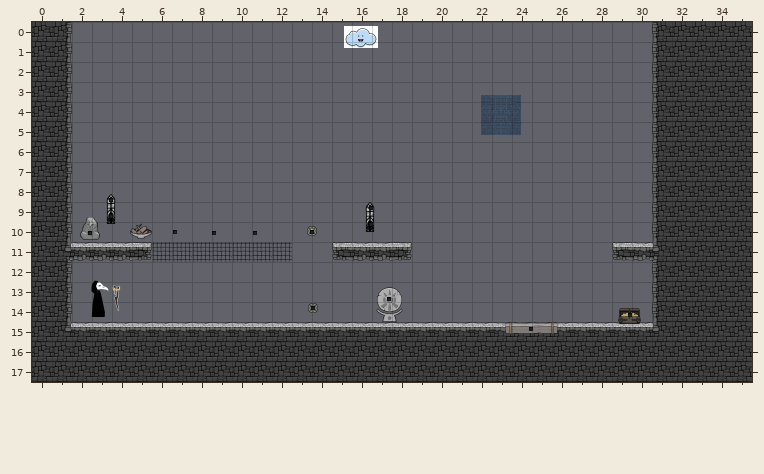
Two versions of a level (Tiled map (JSON), Physics/Physics/assets/rain_medium.tmj). Above, as it was before the edit.
Cells are 300x300 px. Shown: x 0..35, y 0..17.
The same view after the edit:
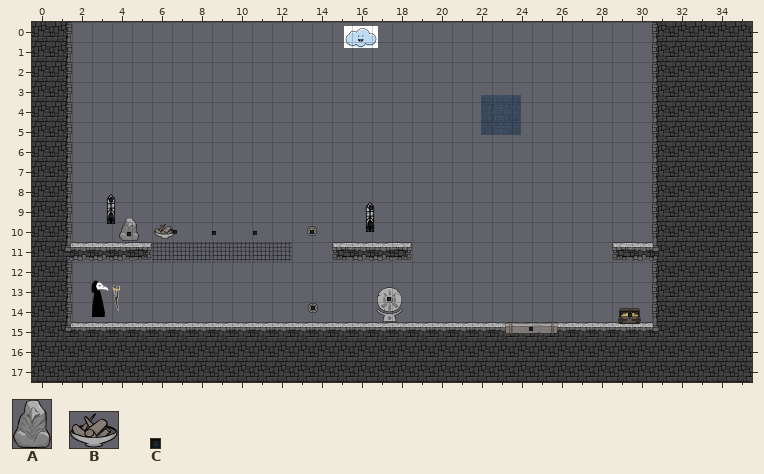
Key: from "GameObjects": A 2 "nonburnable", B 18 "brazier"; from "backgroundAssets": C 10 "light".
Objects are placed by their top-left corner, in cells (3,4 is the top-left corner of cell 3,4); size is 1x1 cell unless given.
The exact change:
--- layer "Entities"
-B "infburnable" at 4.9,10 size 1.1x0.8
+B "infburnable" at 6.1,10.1 size 1.1x0.8
-A "nonburnable" at 2.4,9.8 size 1x1.2
+A "nonburnable" at 4.4,9.8 size 1x1.2
--- layer "Action Entities"
-C "light" at 2.8,10.5 size 0.2x0.2
+C "light" at 4.8,10.5 size 0.2x0.2
